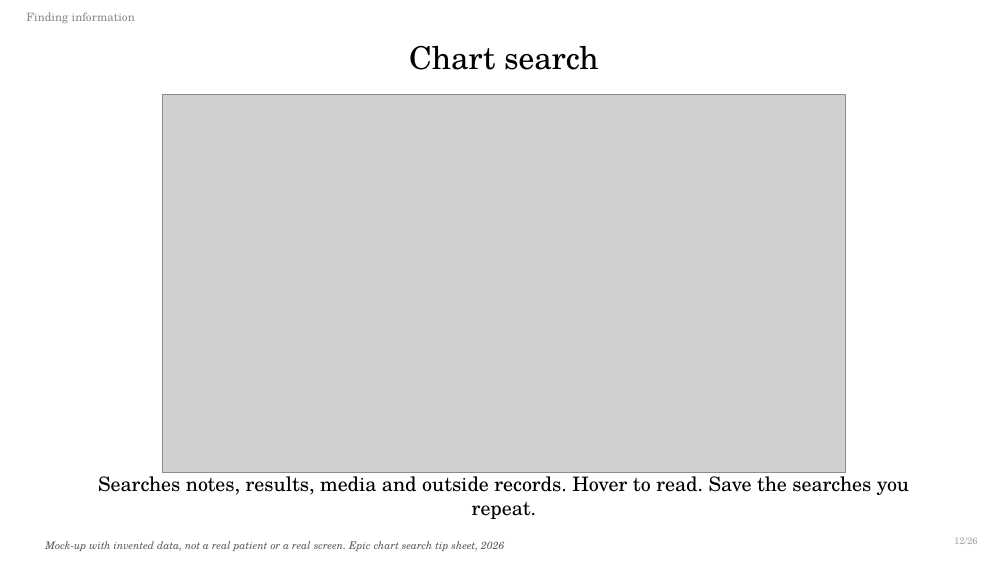
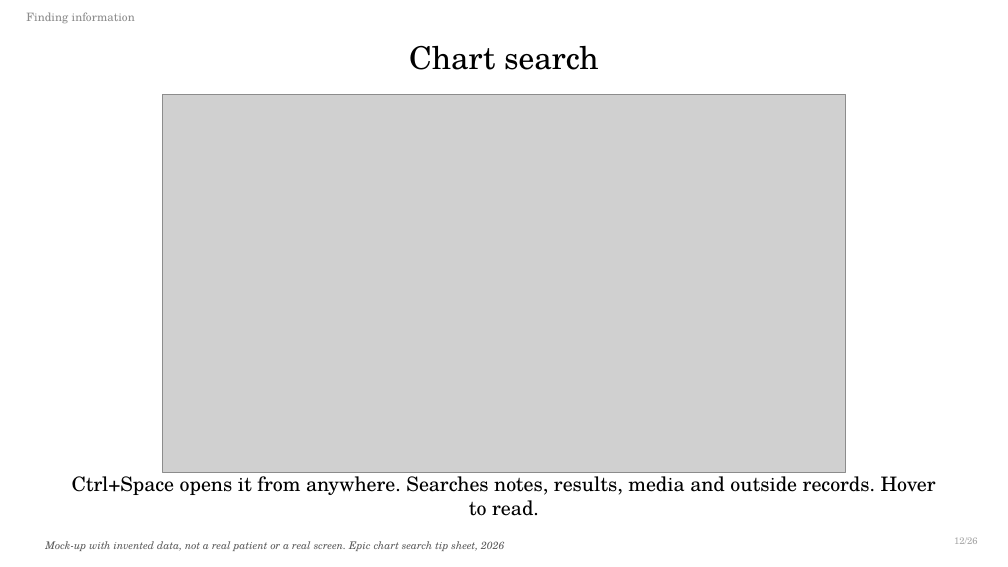
Before and after one commit to qaddodi/mohammad-almeqdadi-lectures, a slide deck: slide 22 of lectures/ehr-tools-tlm-2026/Epically Efficient EHR Tools.pptx. Drawn at 1008x567 pixels with LibreOffice and Linux fonts; fonts in the diff are those of the drawing; grey boxes stand for pictures. Boxes give left, top, right and bottom in pixels: in the first picture for what was removed or moved away, otherwise in the second. Text is boxed around its words. In the diff, an @@ line names an element or a change of style, - is before the commit and + after.

```diff
--- a/lectures/ehr-tools-tlm-2026/Epically Efficient EHR Tools.pptx
+++ b/lectures/ehr-tools-tlm-2026/Epically Efficient EHR Tools.pptx
@@ text at box(72, 471, 936, 516): text changed @@
-Searches notes, results, media and outside records. Hover to read. Save the searches you repeat.
+Ctrl+Space opens it from anywhere. Searches notes, results, media and outside records. Hover to read.
```
Also in this commit, not shown: 2 other slides changed, 7 other files.
